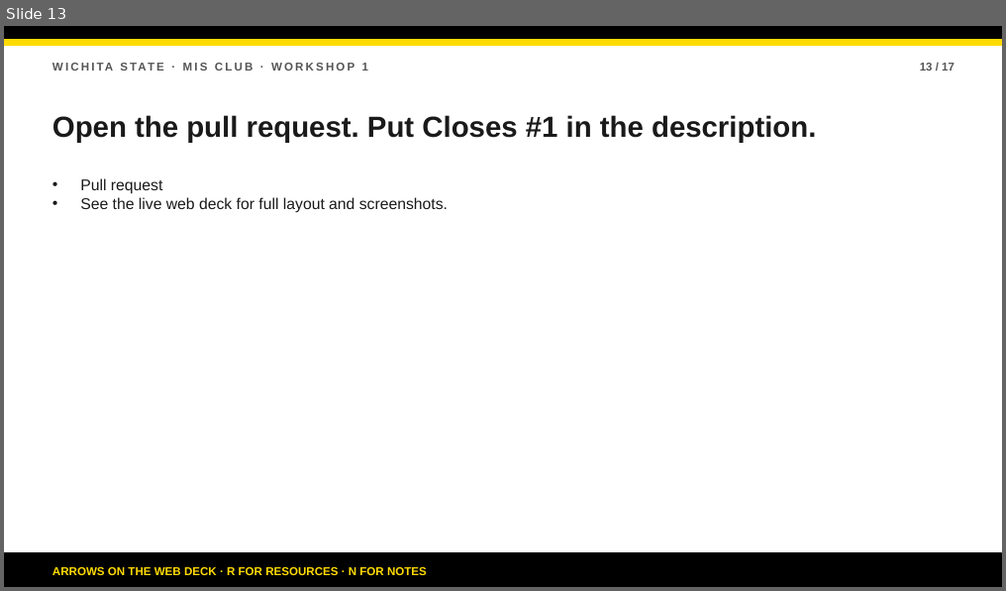
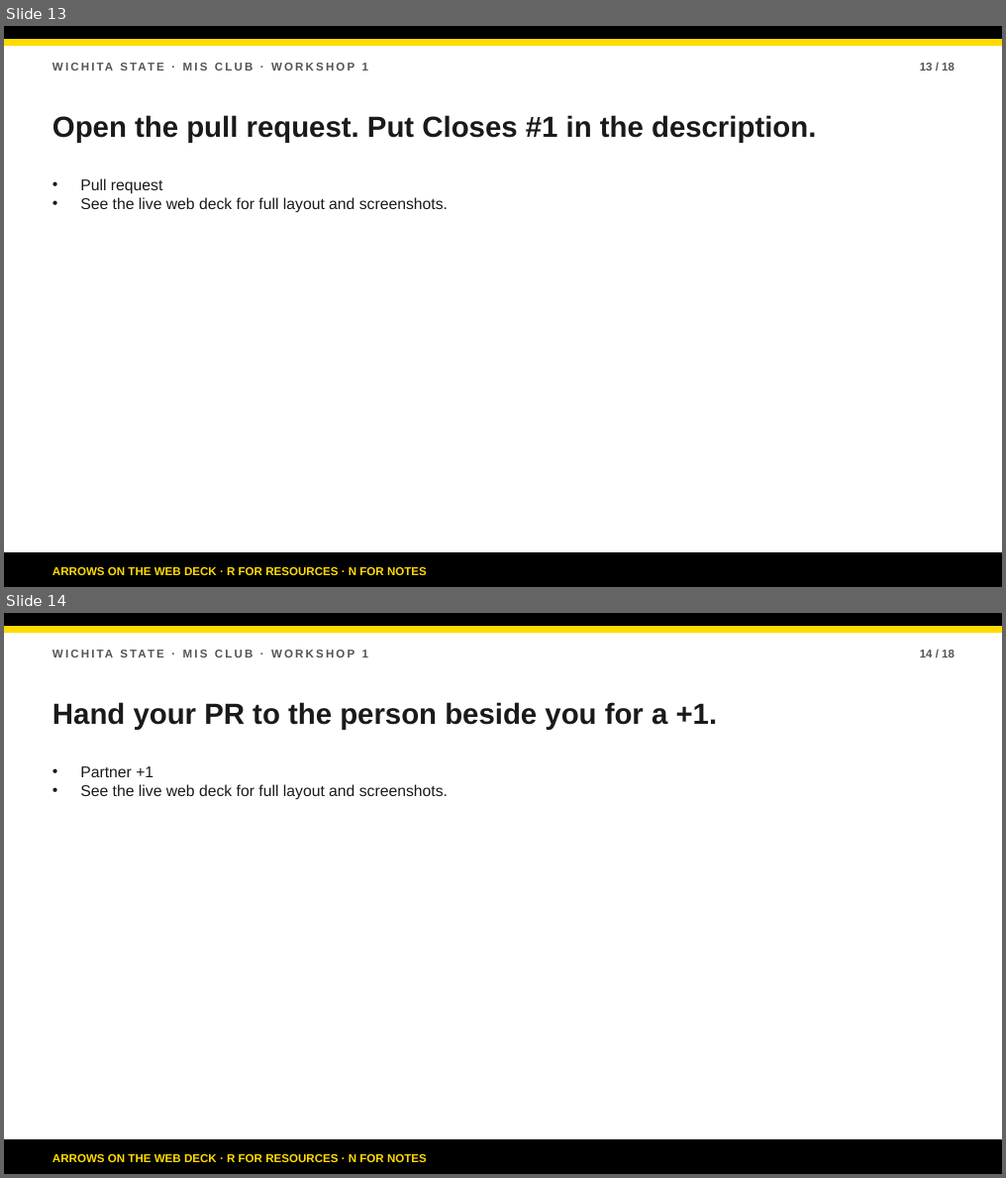
Before and after one commit to bsbcyber/workshop-site, a slide deck: downloads/workshop-1-presentation.pptx. Shown one above the other, each under a label of ours: slide 13 before the commit, slides 13 and 14 after it. The pictures are 1006x591 and 1006x1178 pixels, drawn with LibreOffice and Linux fonts; fonts in the diff are those of the drawing. Boxes give left, top, right and bottom in pixels: in the first picture for what was removed or moved away, otherwise in the second. Text is boxed around its words. In the diff, an @@ line names an element or a change of style, - is before the commit and + after.

Commit message:
Add partner +1 PR review step

```diff
--- a/downloads/workshop-1-presentation.pptx
+++ b/downloads/workshop-1-presentation.pptx
@@ slide 14 added at (4, 613, 1002, 1174), background #FFFFFF @@
@@ rectangle added at (4, 613, 1002, 627), fill #000000, outline #000000 1 pt @@
@@ rectangle added at (4, 627, 1002, 633), fill #FFDB00, outline #FFDB00 1 pt @@
@@ text added at (362, 650, 368, 658), 11 pt, text #555555, bold @@
+WICHITA STATE · MIS CLUB · WORKSHOP 1
@@ text added at (920, 650, 954, 658), 11 pt, text #555555, bold @@
+14 / 18
@@ text added at (53, 702, 718, 730), 28 pt, text #1A1A1A, bold @@
+Hand your PR to the person beside you for a +1.
@@ text added at (80, 766, 448, 800), 15 pt, text #1A1A1A @@
+• Partner +1
+• See the live web deck for full layout and screenshots.
@@ rectangle added at (4, 1141, 1002, 1174), fill #000000, outline #000000 1 pt @@
@@ text added at (53, 1154, 427, 1165), 11 pt, text #FFDB00, bold @@
+ARROWS ON THE WEB DECK · R FOR RESOURCES · N FOR NOTES
@@ slide 13 changed as well @@
@@ text at (920, 63, 954, 71): text changed @@
-13 / 17
+13 / 18
```
Also in this commit, not shown: 16 other slides changed, 4 other files.
